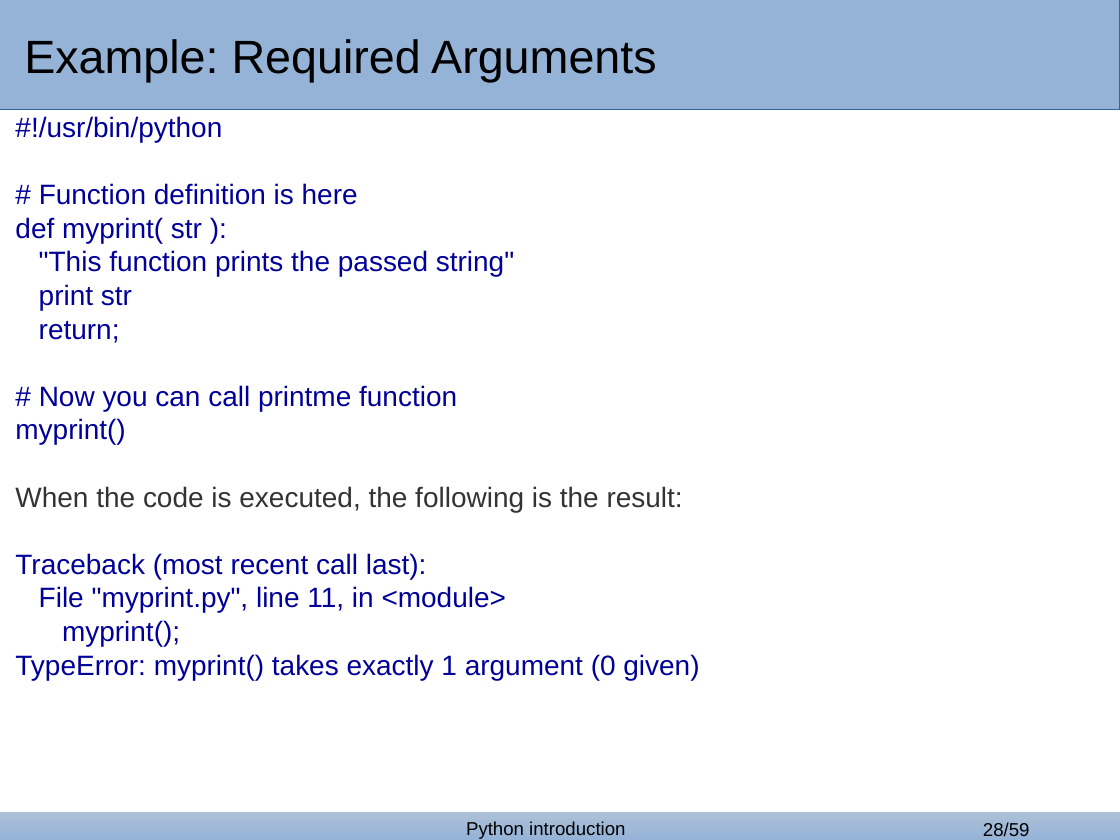
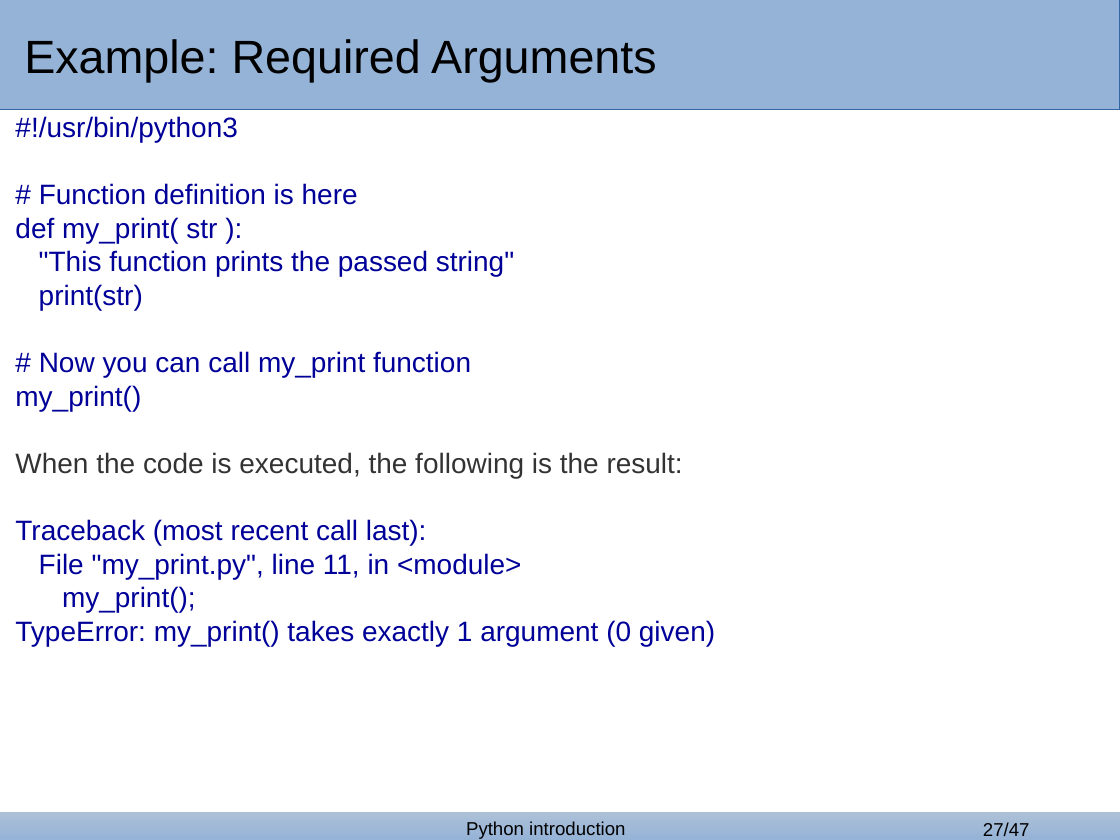
Before and after one commit to bertocco/abilita_info_units_1920, a slide deck: slide 27 of lezioni/python_lessons/python_1_covid.odp (slide 28 before the commit). Drawn at 1120x840 pixels with LibreOffice and Linux fonts; fonts in the diff are those of the drawing; background and template pictures are left out. Boxes give left, top, right and bottom in pixels: in the first picture for what was removed or moved away, otherwise in the second. Text is boxed around its words. In the diff, an @@ line names an element or a change of style, - is before the commit and + after.

```diff
--- a/lezioni/python_lessons/python_1_covid.odp
+++ b/lezioni/python_lessons/python_1_covid.odp
@@ text at (x1=15, y1=116, x2=237, y2=142): text changed @@
-#!/usr/bin/python
+#!/usr/bin/python3
@@ text at (x1=15, y1=217, x2=217, y2=243): text changed @@
-def myprint( str ):
+def my_print( str ):
@@ text at (x1=15, y1=284, x2=471, y2=411): text changed @@
-print str
-return;
-# Now you can call printme function
-myprint()
+print(str)
+# Now you can call my_print function
+my_print()
@@ text at (x1=15, y1=553, x2=715, y2=646): text changed @@
-File "myprint.py", line 11, in <module>
-myprint();
-TypeError: myprint() takes exactly 1 argument (0 given)
+File "my_print.py", line 11, in <module>
+my_print();
+TypeError: my_print() takes exactly 1 argument (0 given)
@@ page number at (x1=983, y1=822, x2=1030, y2=836): text changed @@
-28/59
+27/47
```
Also in this commit, not shown: 29 other slides changed, 12 slides removed.
